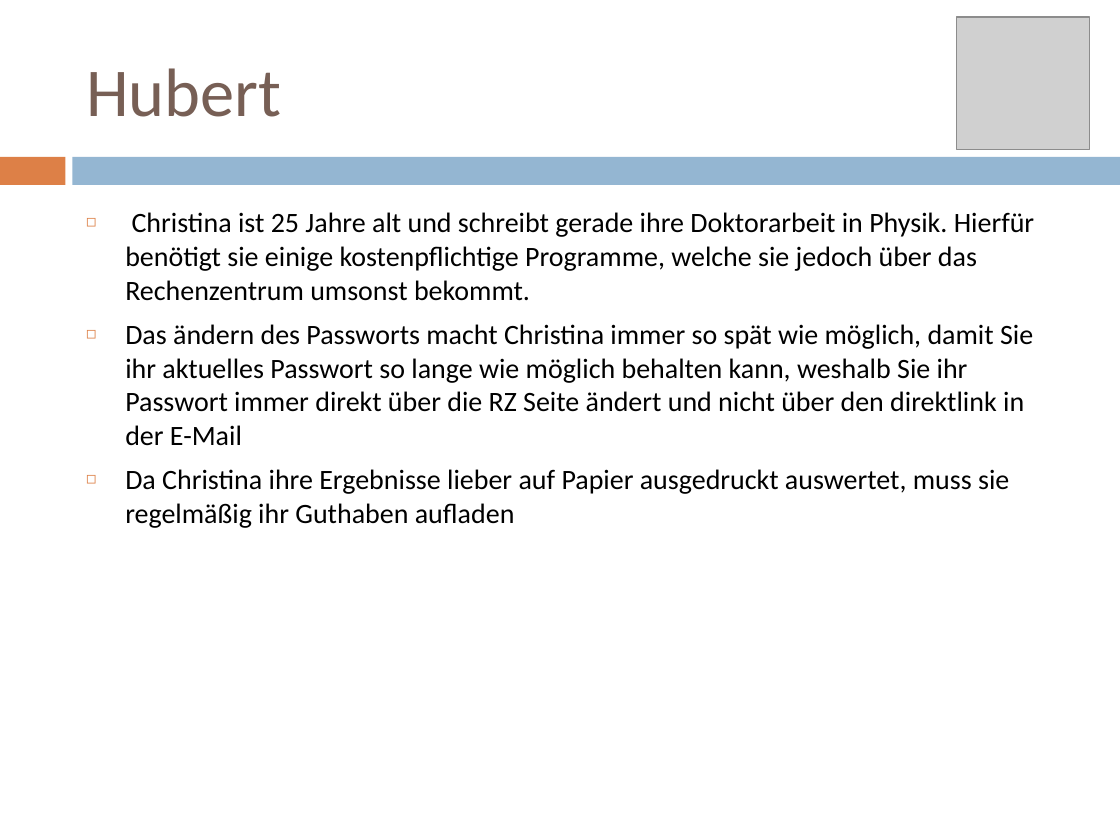
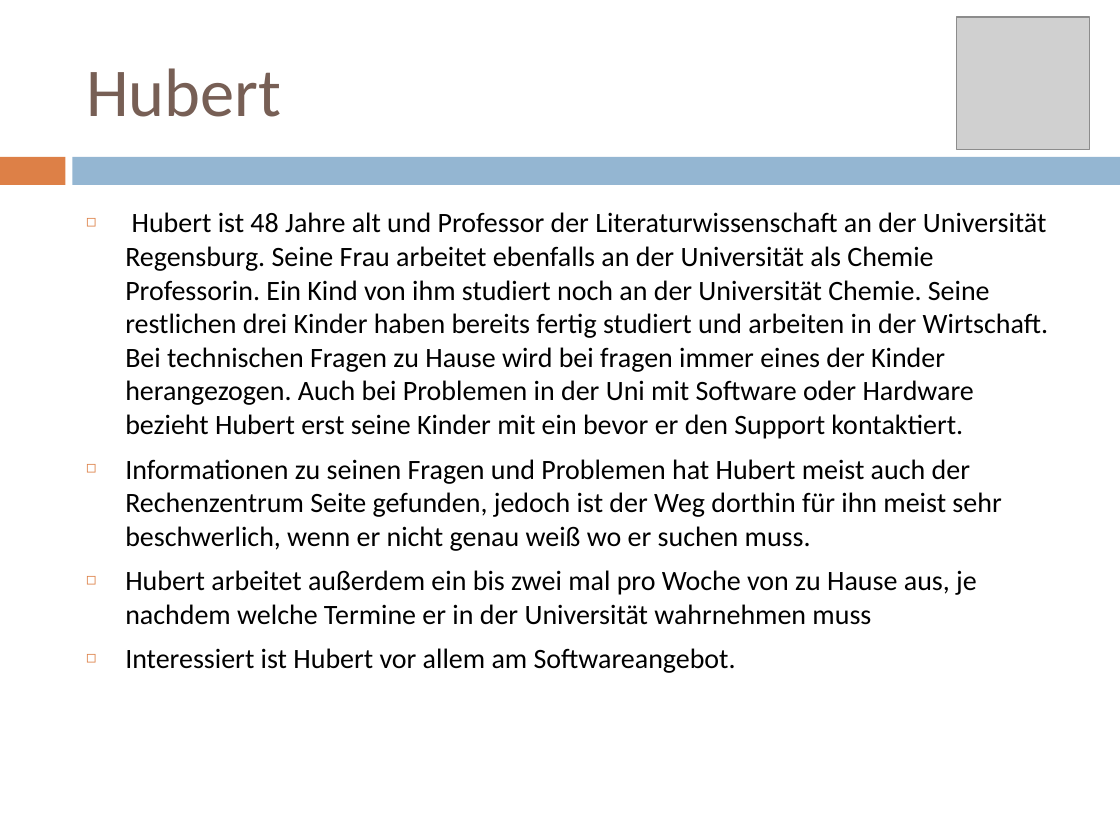
Before and after one commit to pinkdroyd/redesign-ur-rz, a slide deck: slide 13 of Personas und Szenarien/Personas_Redsign_RZ.pptx. Drawn at 1120x840 pixels with LibreOffice and Linux fonts; fonts in the diff are those of the drawing; grey boxes stand for pictures. Boxes give left, top, right and bottom in pixels: in the first picture for what was removed or moved away, otherwise in the second. Text is boxed around its words. In the diff, an @@ line names an element or a change of style, - is before the commit and + after.

Commit message:
Personas Version 1.0 fertig

```diff
--- a/Personas und Szenarien/Personas_Redsign_RZ.pptx
+++ b/Personas und Szenarien/Personas_Redsign_RZ.pptx
@@ text at <box>125,212,1048,673</box>: text changed @@
-◻ Christina ist 25 Jahre alt und schreibt gerade ihre Doktorarbeit in Physik. Hierfür benötigt sie einige kostenpflichtige Programme, welche sie jedoch über das Rechenzentrum umsonst bekommt.
-◻ Das ändern des Passworts macht Christina immer so spät wie möglich, damit Sie ihr aktuelles Passwort so lange wie möglich behalten kann, weshalb Sie ihr Passwort immer direkt über die RZ Seite ändert und nicht über den direktlink in der E-Mail
-◻ Da Christina ihre Ergebnisse lieber auf Papier ausgedruckt auswertet, muss sie regelmäßig ihr Guthaben aufladen
+◻ Hubert ist 48 Jahre alt und Professor der Literaturwissenschaft an der Universität Regensburg. Seine Frau arbeitet ebenfalls an der Universität als Chemie Professorin. Ein Kind von ihm studiert noch an der Universität Chemie. Seine restlichen drei Kinder haben bereits fertig studiert und arbeiten in der Wirtschaft. Bei technischen Fragen zu Hause wird bei fragen immer eines der Kinder herangezogen. Auch bei Problemen in der Uni mit Software oder Hardware bezieht Hubert erst seine Kinder mit ein bevor er den Support kontaktiert.
+◻ Informationen zu seinen Fragen und Problemen hat Hubert meist auch der Rechenzentrum Seite gefunden, jedoch ist der Weg dorthin für ihn meist sehr beschwerlich, wenn er nicht genau weiß wo er suchen muss.
+◻ Hubert arbeitet außerdem ein bis zwei mal pro Woche von zu Hause aus, je nachdem welche Termine er in der Universität wahrnehmen muss
+◻ Interessiert ist Hubert vor allem am Softwareangebot.
```
Also in this commit, not shown: 5 other slides changed, 1 other file.
